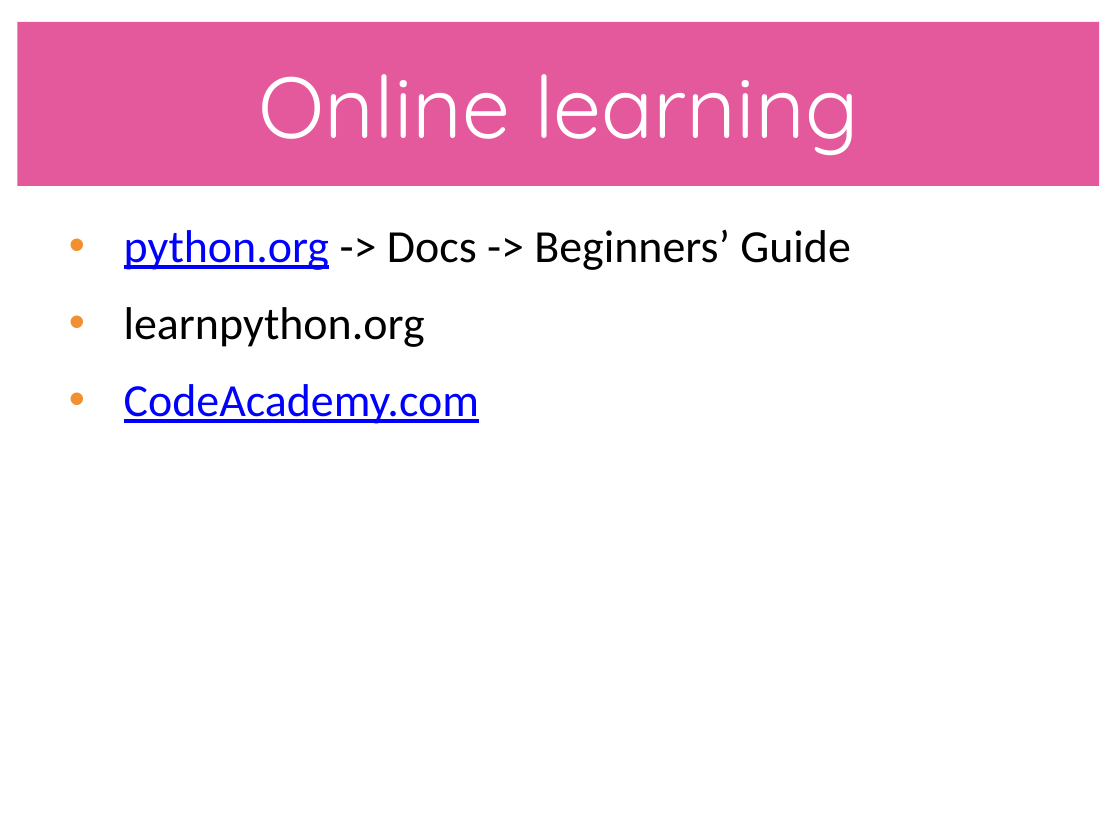
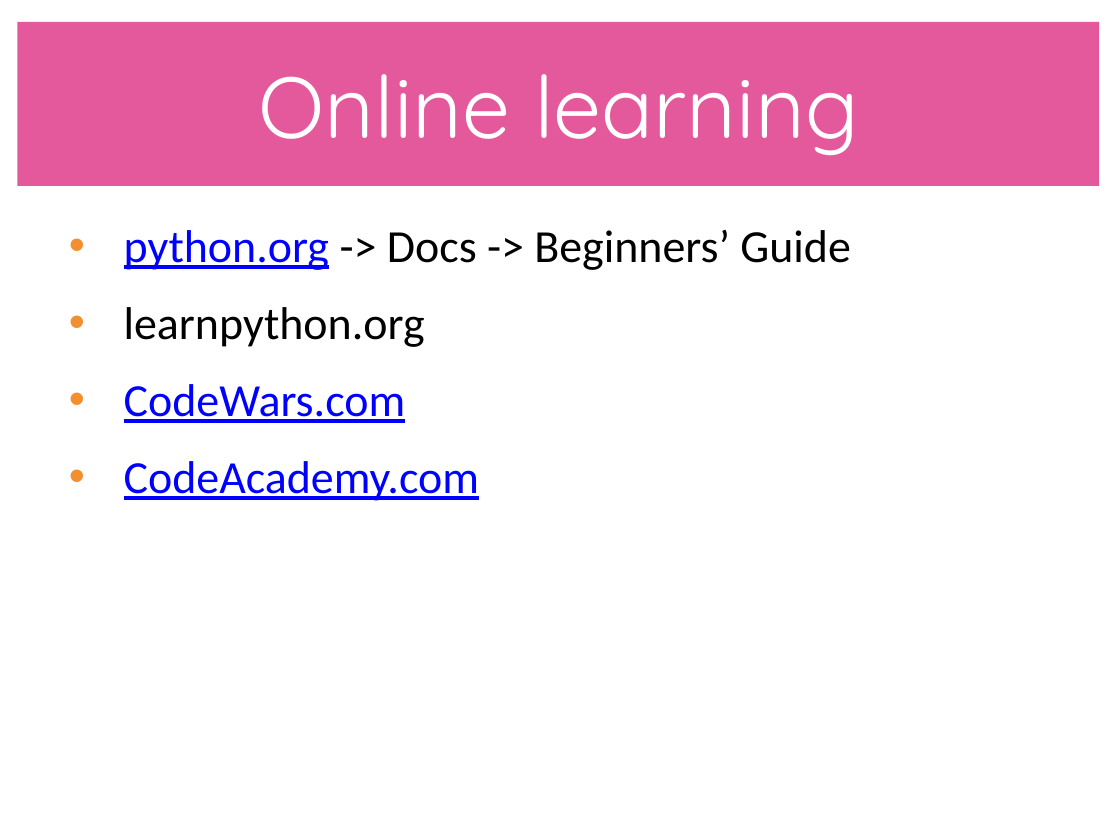
Before and after one commit to catherinedevlin/young-coders-tutorial, a slide deck: slide 95 of 2017/Beginner/YoungCoders_2017_beginner.pptx. Drawn at 1120x840 pixels with LibreOffice and Linux fonts; fonts in the diff are those of the drawing. Boxes give left, top, right and bottom in pixels: in the first picture for what was removed or moved away, otherwise in the second. Text is boxed around its words. In the diff, an @@ line names an element or a change of style, - is before the commit and + after.

```diff
--- a/2017/Beginner/YoungCoders_2017_beginner.pptx
+++ b/2017/Beginner/YoungCoders_2017_beginner.pptx
@@ text at (x1=124, y1=384, x2=406, y2=423): paragraph added @@
+• CodeWars.com
```
Also in this commit, not shown: 3 other slides changed, 3 other files.
